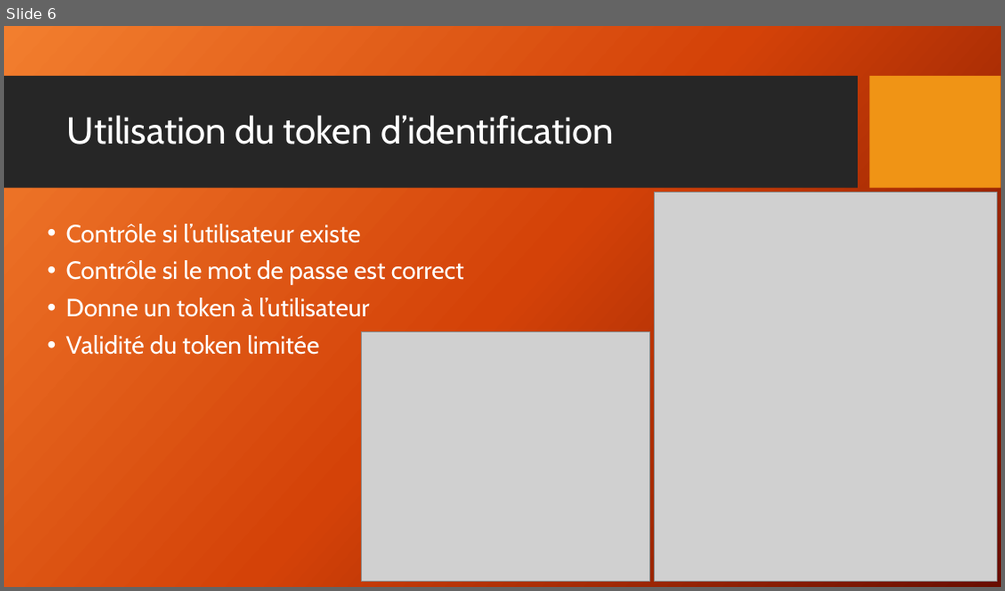
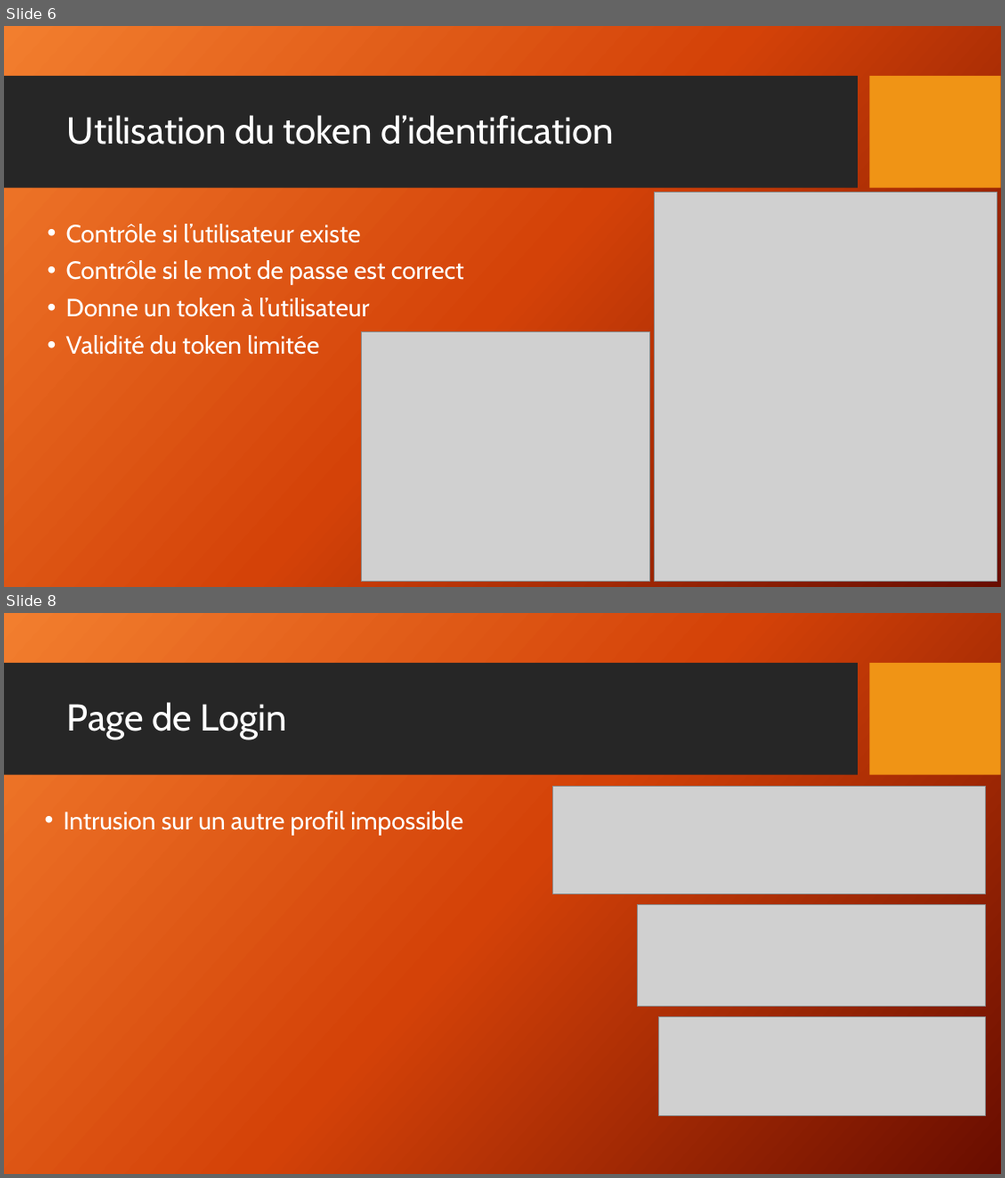
Before and after one commit to Gorfort/P_183-SecuredApp, a slide deck: Documentation/Présentation Projet P_APP Webstore.pptx. Shown one above the other, each under a label of ours: slide 6 before the commit, slides 6 and 8 after it; the slides between them are not shown. The pictures are 1005x591 and 1005x1178 pixels, drawn with LibreOffice and Linux fonts; fonts in the diff are those of the drawing; grey boxes stand for pictures; background and template pictures are left out. Boxes give left, top, right and bottom in pixels: in the first picture for what was removed or moved away, otherwise in the second. Text is boxed around its words. In the diff, an @@ line names an element or a change of style, - is before the commit and + after.

```diff
--- a/Documentation/Présentation Projet P_APP Webstore.pptx
+++ b/Documentation/Présentation Projet P_APP Webstore.pptx
@@ slide 8 added at bbox=[4, 613, 1001, 1174], background picture (left out); not listed: 2 template elements that a slide beside it also shows @@
@@ title added at bbox=[67, 702, 287, 739], 36 pt, text #FFFFFF @@
+Page de Login
@@ picture added at bbox=[553, 786, 985, 893] @@
@@ text added at bbox=[64, 811, 463, 835], 24 pt, text #FFFFFF @@
+• Intrusion sur un autre profil impossible
@@ picture added at bbox=[638, 905, 986, 1005] @@
@@ picture added at bbox=[659, 1017, 986, 1115] @@
```
Also in this commit, not shown: 2 slides changed, 1 other slide added.
